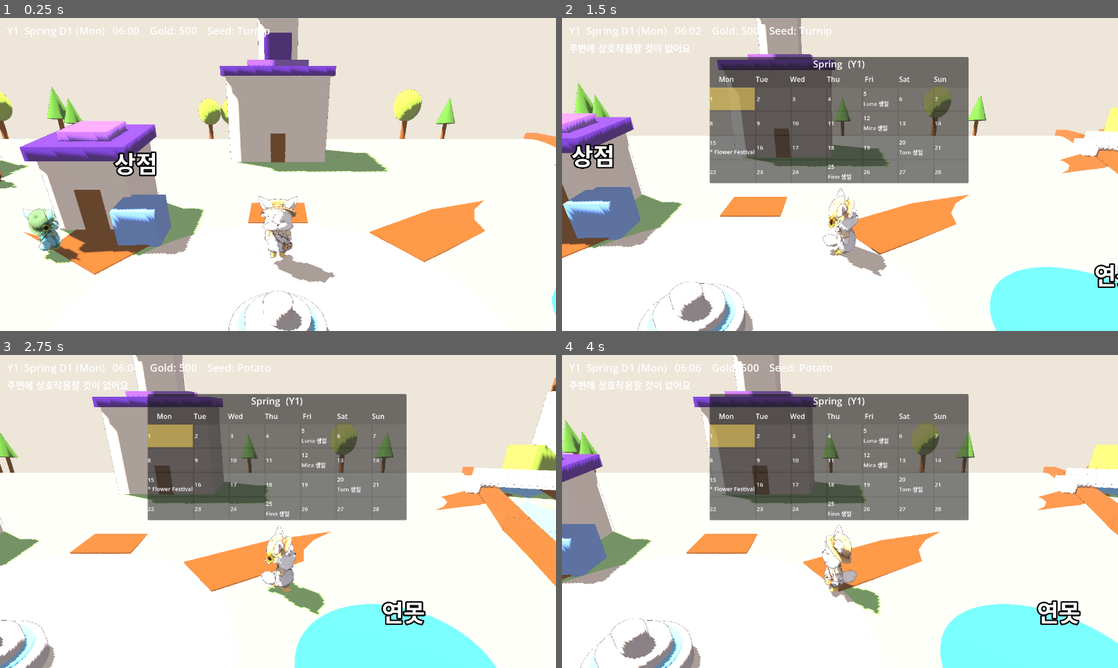
Above: before the commit, frames 1-4 (two rows, left to right).
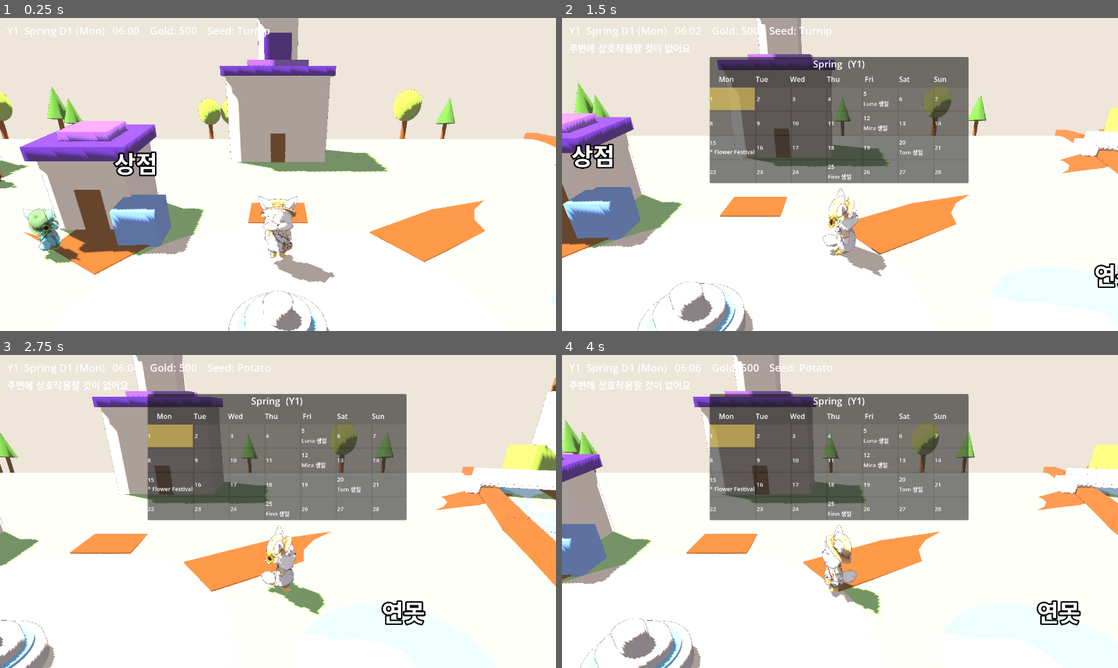
Above: after the commit, the same moments.

Repository: ui2030/cozy_vale
Game: Godot game, scene res://world/world.tscn
The game is run twice, just before and just after one commit, with the same random seed, the same clock (stepped at 60 frames per second) and the same inputs.
Inputs (mouse positions are in pixels of both pictures, inside the frame that each line leads up to):
- Up to frame 1 (0.25 s): no input
- Up to frame 2 (1.5 s): tap Enter at 0.5 s; move the mouse to (962, 158) at 0.52 s; hold D (move_right) 0.53-1.25 s; hold C (calendar) 0.53-1.25 s; click (962, 158) at 0.67 s; tap Space at 0.77 s; drag from (728, 190) to (812, 237) at 1.27 s
- Up to frame 3 (2.75 s): tap Space at 2 s; move the mouse to (333, 442) at 2.02 s; hold D (move_right) from 2.03 s (still down); hold Q (cycle_seed) from 2.03 s (still down)
- Up to frame 4 (4 s): release D (move_right) at 2.75 s; release Q (cycle_seed) at 2.75 s; drag from (812, 574) to (673, 464) at 2.77 s; move the mouse to (1006, 558) at 3.52 s; hold A (move_left) from 3.53 s (still down); hold E (interact) from 3.53 s (still down); tap Space at 3.77 s

The runs differ from the first frame. In frame 1, less than 0.1% of the frame differs, in the area x 56-100%, y 86-98%; in frame 2, 4.2%; in frame 3, 5.4%, in the area x 1-100%, y 42-100%; in frame 4, 5.2%.

Commit message:
feat: 바람의 지휘봉풍 툰 물 셰이더 — 연못·강·분수
- 절차적 노이즈 하이라이트 패치 흐름, 플랫 2단 톤(수채 팔레트 유지)
- 텍스처 에셋 없음, base=C_WATER 기본값
- 곡률 vertex는 toon.gdshader와 동일(지형 정합)
- 충돌·낚시 프롬프트 불변, 머티리얼만 교체

Diff:
--- /dev/null
+++ b/world/water.gdshader
@@ -0,0 +1,47 @@
+// 바람의 지휘봉풍 툰 물: 절차적 value noise 하이라이트 패치가 흐르는 플랫 2단 톤.
+// 텍스처 없음(셰이더 내 노이즈). 곡률 vertex는 toon.gdshader와 동일 — 정적 지형과 어긋나지 않게.
+shader_type spatial;
+
+uniform vec4 base_color : source_color = vec4(0.50, 0.72, 0.85, 1.0);       // C_WATER(마을 팔레트)
+uniform vec4 highlight_color : source_color = vec4(0.74, 0.89, 0.97, 1.0);  // 밝은 물감 패치
+uniform float noise_scale = 0.6;    // 패치 크기(작을수록 큰 패치)
+uniform float flow_speed = 0.06;    // 흐름 속도
+uniform float coverage : hint_range(0.0, 1.0) = 0.60;  // 하이라이트 임계(클수록 패치 좁음)
+uniform float curve_strength = 0.006;  // toon.gdshader와 동일 월드 곡률
+
+varying vec2 world_xz;
+
+float hash(vec2 p) {
+	p = fract(p * vec2(123.34, 345.45));
+	p += dot(p, p + 34.345);
+	return fract(p.x * p.y);
+}
+
+// value noise (bilinear + smoothstep)
+float vnoise(vec2 p) {
+	vec2 i = floor(p);
+	vec2 f = fract(p);
+	f = f * f * (3.0 - 2.0 * f);
+	float a = hash(i);
+	float b = hash(i + vec2(1.0, 0.0));
+	float c = hash(i + vec2(0.0, 1.0));
+	float d = hash(i + vec2(1.0, 1.0));
+	return mix(mix(a, b, f.x), mix(c, d, f.x), f.y);
+}
+
+void vertex() {
+	world_xz = (MODEL_MATRIX * vec4(VERTEX, 1.0)).xz;  // 월드좌표로 연못·강 패치 크기 통일
+	vec4 v = MODELVIEW_MATRIX * vec4(VERTEX, 1.0);
+	v.y -= curve_strength * v.z * v.z;
+	POSITION = PROJECTION_MATRIX * v;
+}
+
+void fragment() {
+	vec2 t = vec2(TIME * flow_speed, TIME * flow_speed * 0.7);
+	float n = vnoise(world_xz * noise_scale + t);
+	n = n * 0.65 + vnoise(world_xz * noise_scale * 2.0 - t * 1.3) * 0.35;
+	float hl = step(coverage, n);  // 플랫 2단 톤(그라데이션 없음)
+	ALBEDO = mix(base_color.rgb, highlight_color.rgb, hl);
+	ROUGHNESS = 1.0;
+	SPECULAR = 0.0;
+}
--- a/world/world.gd
+++ b/world/world.gd
@@ -2,8 +2,15 @@
 # A단계 월드 루트. 환경/조명 세팅 + 세이브 로드.
 
 const ToonChar := preload("res://common/toon_character.gd")
+const WATER_SHADER := preload("res://world/water.gdshader")
 
 @onready var _sun: DirectionalLight3D = $Sun
+
+# 바람의 지휘봉풍 애니메이션 물 머티리얼(연못·강·분수 공용, base=C_WATER 기본값).
+func _water_mat() -> ShaderMaterial:
+	var m := ShaderMaterial.new()
+	m.shader = WATER_SHADER
+	return m
 
 func _ready() -> void:
 	_sun.rotation_degrees = Vector3(-52, -125, 0)
@@ -88,9 +95,13 @@
 # StandardMaterial3D 정적 메시 → 곡면 툰 (투명물=조준칸 제외)
 func _convert_statics(node: Node) -> void:
 	if node is MeshInstance3D:
-		var m = node.material_override
-		if m is StandardMaterial3D and m.transparency == BaseMaterial3D.TRANSPARENCY_DISABLED:
-			node.material_override = ToonChar.make_solid(m.albedo_color, 0.0)
+		var par := node.get_parent()
+		if par != null and par.is_in_group("water"):  # 연못(water 그룹) 수면 → 애니 물
+			node.material_override = _water_mat()
+		else:
+			var m = node.material_override
+			if m is StandardMaterial3D and m.transparency == BaseMaterial3D.TRANSPARENCY_DISABLED:
+				node.material_override = ToonChar.make_solid(m.albedo_color, 0.0)
 	for c in node.get_children():
 		_convert_statics(c)
 
@@ -255,7 +266,7 @@
 	_cyl(parent, at + Vector3(0, 0.3, 0), 1.2, 0.6, C_STONE)
 	_cyl(parent, at + Vector3(0, 0.75, 0), 0.8, 0.4, C_STONE)
 	_cyl(parent, at + Vector3(0, 1.15, 0), 0.35, 0.5, C_STONE)
-	_cyl(parent, at + Vector3(0, 0.62, 0), 1.0, 0.1, C_WATER, 0.0)  # 수면
+	_cyl(parent, at + Vector3(0, 0.62, 0), 1.0, 0.1, C_WATER, 0.0).material_override = _water_mat()  # 수면(애니 물)
 	var sb := StaticBody3D.new()
 	sb.position = at + Vector3(0, 1, 0)
 	var cs := CollisionShape3D.new()
@@ -321,6 +332,7 @@
 		floor_box.rotation.y = ang  # 어두운 채널 바닥(깊이감)
 		var water := _box(parent, Vector3(mid.x, 0.16, mid.y), Vector3(3.0, 0.14, span + 0.4), C_WATER, 0.0)
 		water.rotation.y = ang      # 밝은 물면(강둑보다 낮게 inset), 폭3
+		water.material_override = _water_mat()  # 애니 물(연못과 통일)
 		for s in [1.0, -1.0]:       # 양안 강둑(브라운) — 물면보다 ~0.45 높아 파인 채널로 읽힘
 			var bc: Vector2 = mid + perp * (2.05 * s)
 			var bank := _box(parent, Vector3(bc.x, 0.35, bc.y), Vector3(1.0, 0.7, span + 0.4), C_WOOD, 0.004)
